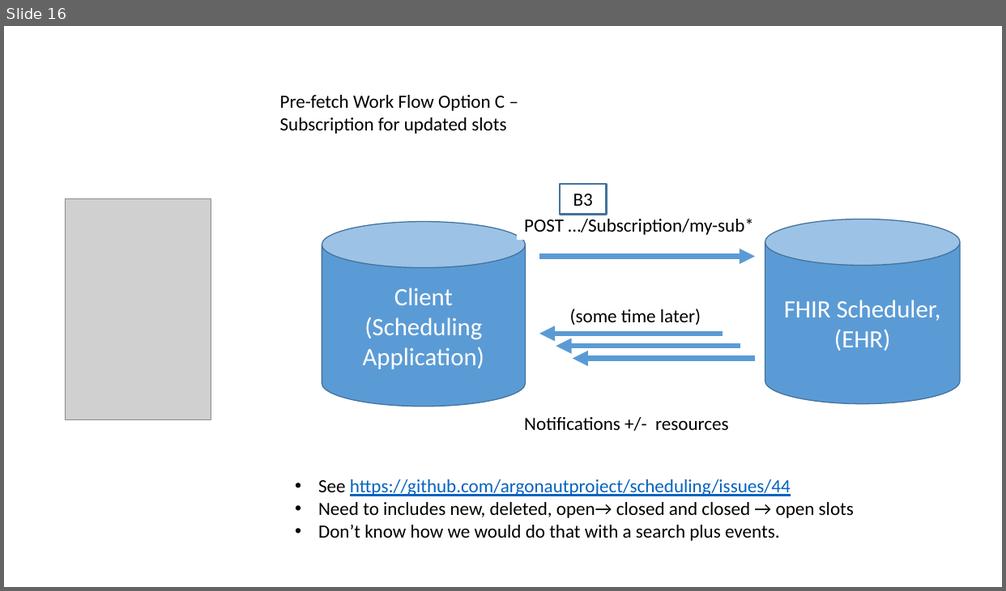
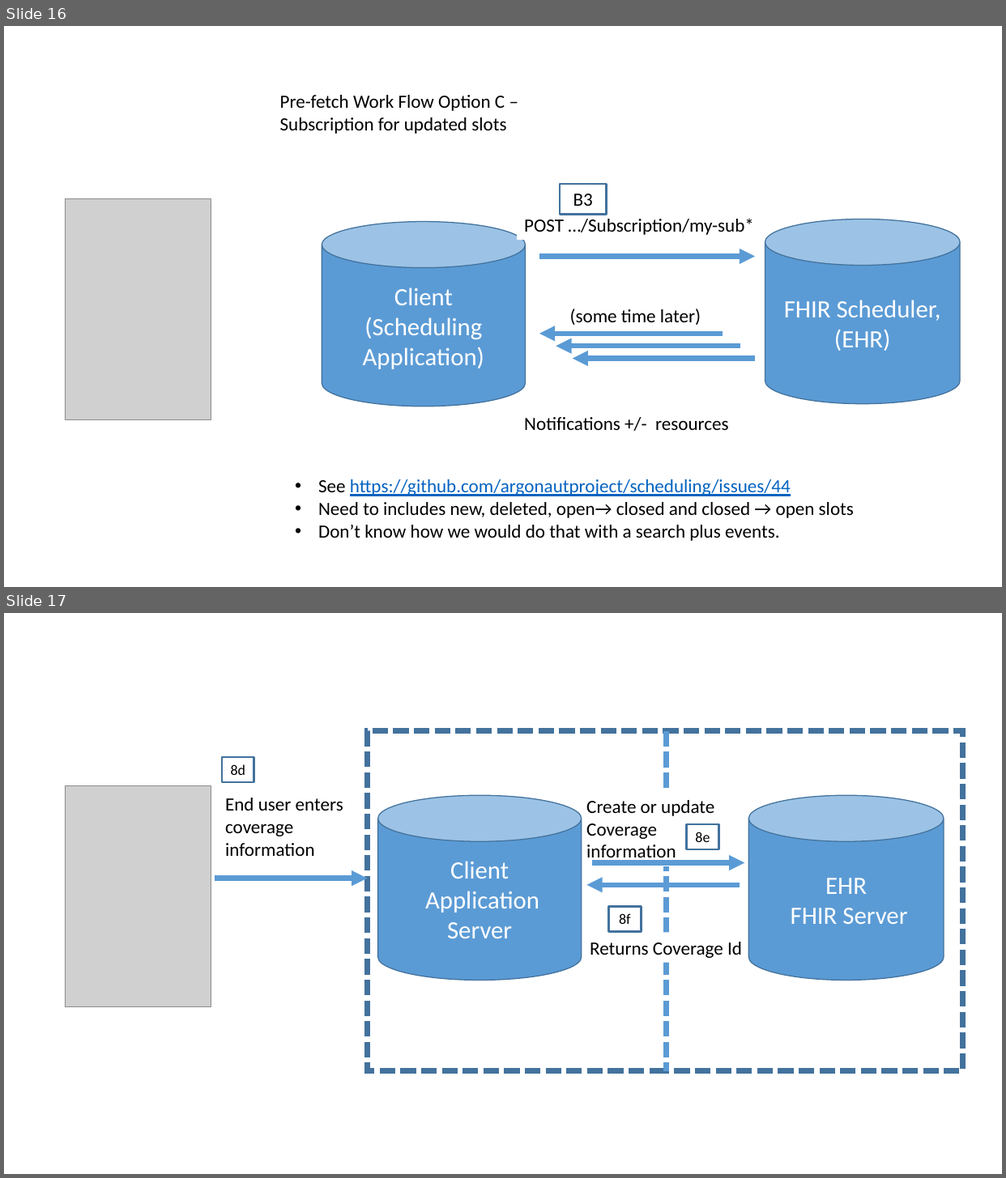
Before and after one commit to argonautproject/scheduling, a slide deck: meeting-notes/WorkFlowDiagrams.pptx. Shown one above the other, each under a label of ours: slide 16 before the commit, slides 16 and 17 after it. The pictures are 1006x591 and 1006x1178 pixels, drawn with LibreOffice and Linux fonts; fonts in the diff are those of the drawing; grey boxes stand for pictures. Boxes give left, top, right and bottom in pixels: in the first picture for what was removed or moved away, otherwise in the second. Text is boxed around its words. In the diff, an @@ line names an element or a change of style, - is before the commit and + after.

```diff
--- a/meeting-notes/WorkFlowDiagrams.pptx
+++ b/meeting-notes/WorkFlowDiagrams.pptx
@@ slide 17 added at <box>4,613,1002,1174</box>, background #FFFFFF @@
@@ rectangle added at <box>367,731,963,1071</box>, outline #43739E 5 pt dashed @@
@@ line added from (667, 731) to (667, 1071), #5B9BD5 5 pt dashed @@
@@ rectangle added at <box>222,757,254,783</box>, outline #43739E 2 pt, 14 pt, text #000000 @@
+8d
@@ picture added at <box>65,786,211,1007</box> @@
@@ text added at <box>225,798,343,856</box>, 18 pt, text #000000 @@
+End user enters coverage information
@@ cylinder added at <box>378,796,582,981</box>, fill #5B9BD5, outline #43739E 1 pt, 24 pt, text #FFFFFF @@
+Client
+Application Server
@@ rectangle added at <box>580,791,748,867</box>, fill #FFFFFF, 18 pt, text #000000 @@
+Create or update Coverage information
@@ cylinder added at <box>749,796,944,981</box>, fill #5B9BD5, outline #43739E 1 pt, 24 pt, text #FFFFFF @@
+EHR
+FHIR Server
@@ rectangle added at <box>687,824,719,850</box>, outline #43739E 2 pt, 14 pt, text #000000 @@
+8e
@@ arrow added from (215, 879) to (367, 879), #5B9BD5 5 pt @@
@@ arrow added from (592, 863) to (744, 863), #5B9BD5 5 pt @@
@@ arrow added from (739, 884) to (587, 884), #5B9BD5 5 pt @@
@@ rectangle added at <box>609,906,641,932</box>, outline #43739E 2 pt, 14 pt, text #000000 @@
+8f
@@ text added at <box>590,942,742,958</box>, 18 pt, text #000000 @@
+Returns Coverage Id
```
Also in this commit, not shown: 2 other files.
